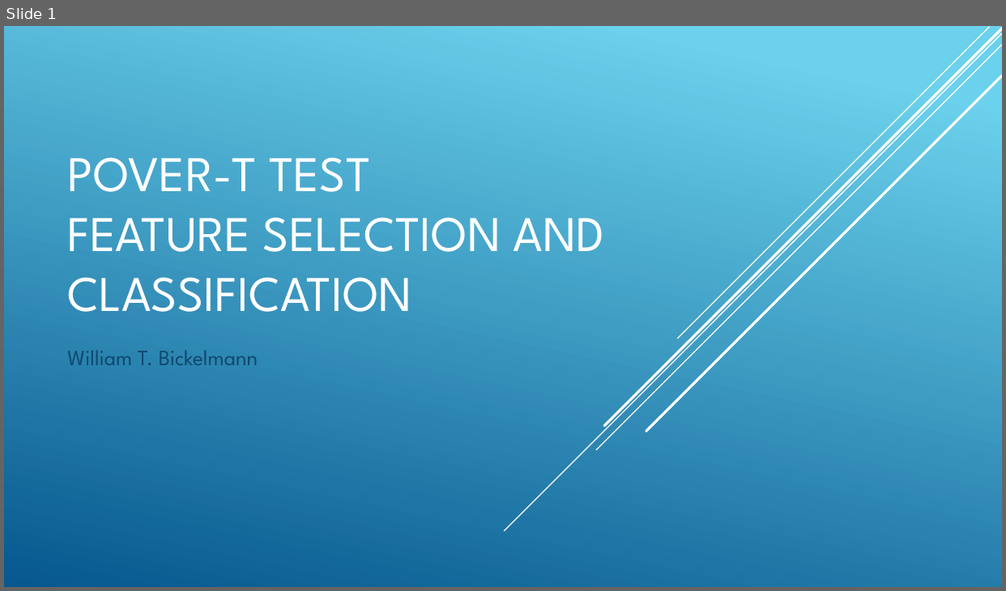
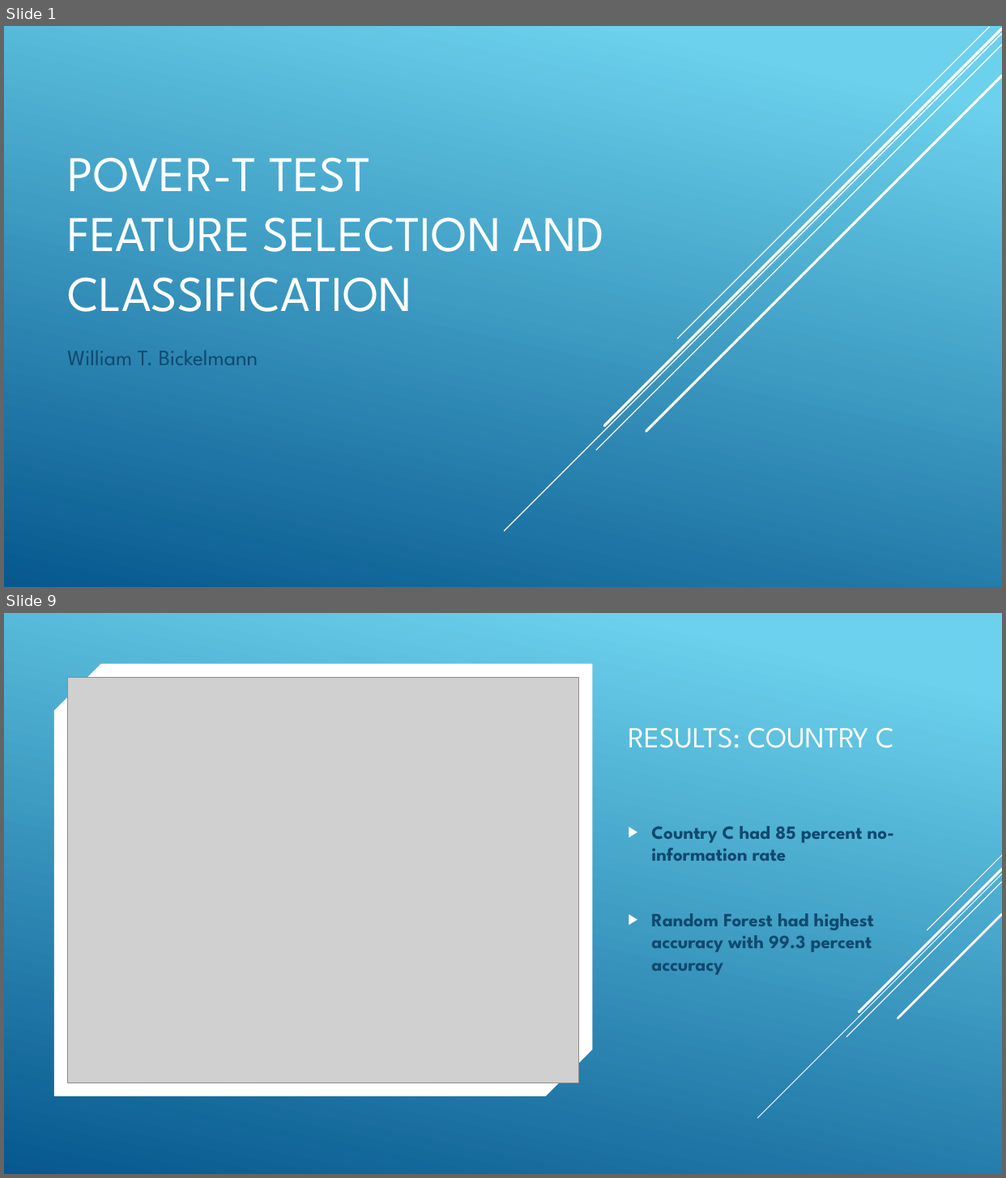
Before and after one commit to wbickelmann/MLProjects, a slide deck: PoveR-T Test_slides.pptx. Shown one above the other, each under a label of ours: slide 1 before the commit, slides 1 and 9 after it; the slides between them are not shown. The pictures are 1006x591 and 1006x1178 pixels, drawn with LibreOffice and Linux fonts; fonts in the diff are those of the drawing; grey boxes stand for pictures. Boxes give left, top, right and bottom in pixels: in the first picture for what was removed or moved away, otherwise in the second. Text is boxed around its words. In the diff, an @@ line names an element or a change of style, - is before the commit and + after.

```diff
--- a/PoveR-T Test_slides.pptx
+++ b/PoveR-T Test_slides.pptx
@@ slide 9 added at box(4, 613, 1002, 1174), background gradient #6ED2EB to #06588E @@
@@ snip diag rect added at box(54, 664, 592, 1097), fill #FFFFFF @@
@@ picture added at box(68, 677, 579, 1083) @@
@@ title added at box(628, 728, 894, 748), 28 pt, text #FFFFFF @@
+RESULTS: COUNTRY C
@@ text added at box(651, 826, 894, 975), 18 pt, text #0F496F, bold @@
+▶ Country C had 85 percent no-information rate
+▶ Random Forest had highest accuracy with 99.3 percent accuracy
@@ group added at box(758, 855, 1002, 1118): 5 lines @@
```
Also in this commit, not shown: 1 slide changed, 7 other slides added, 8 slides removed, 8 other files.
